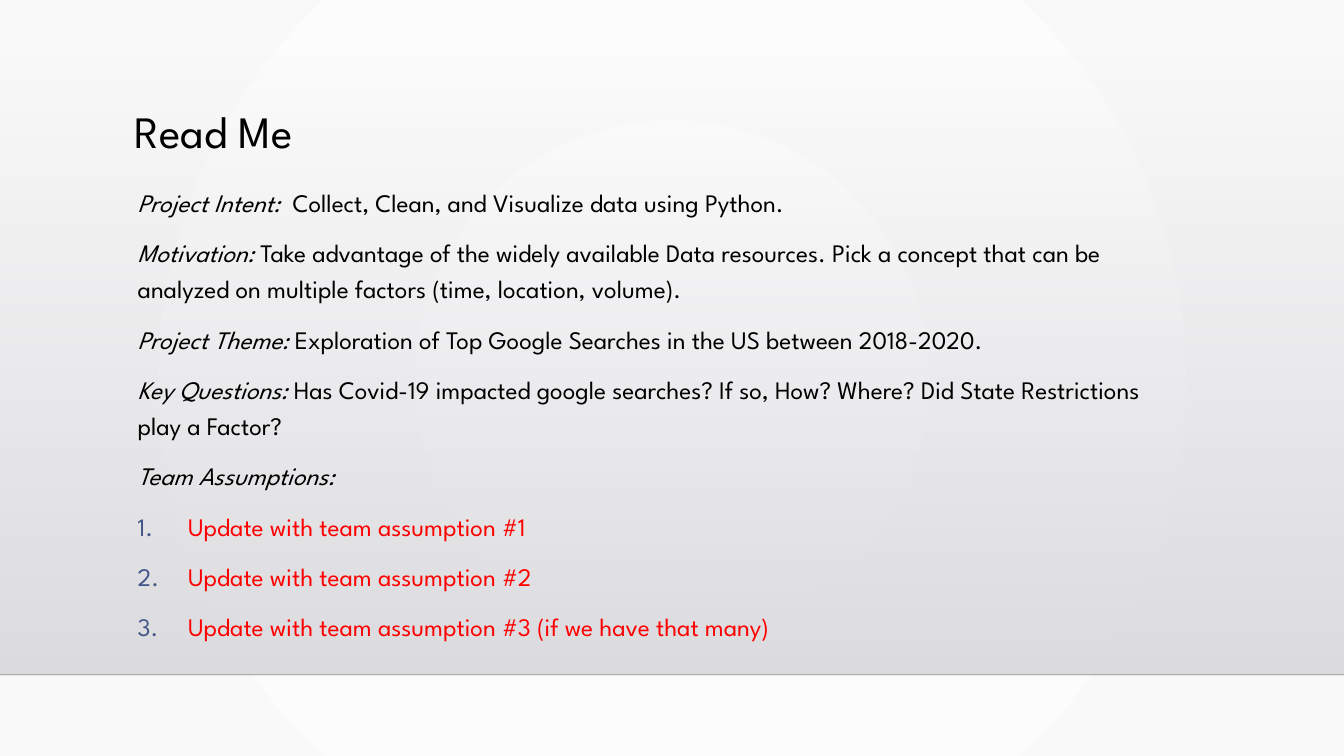
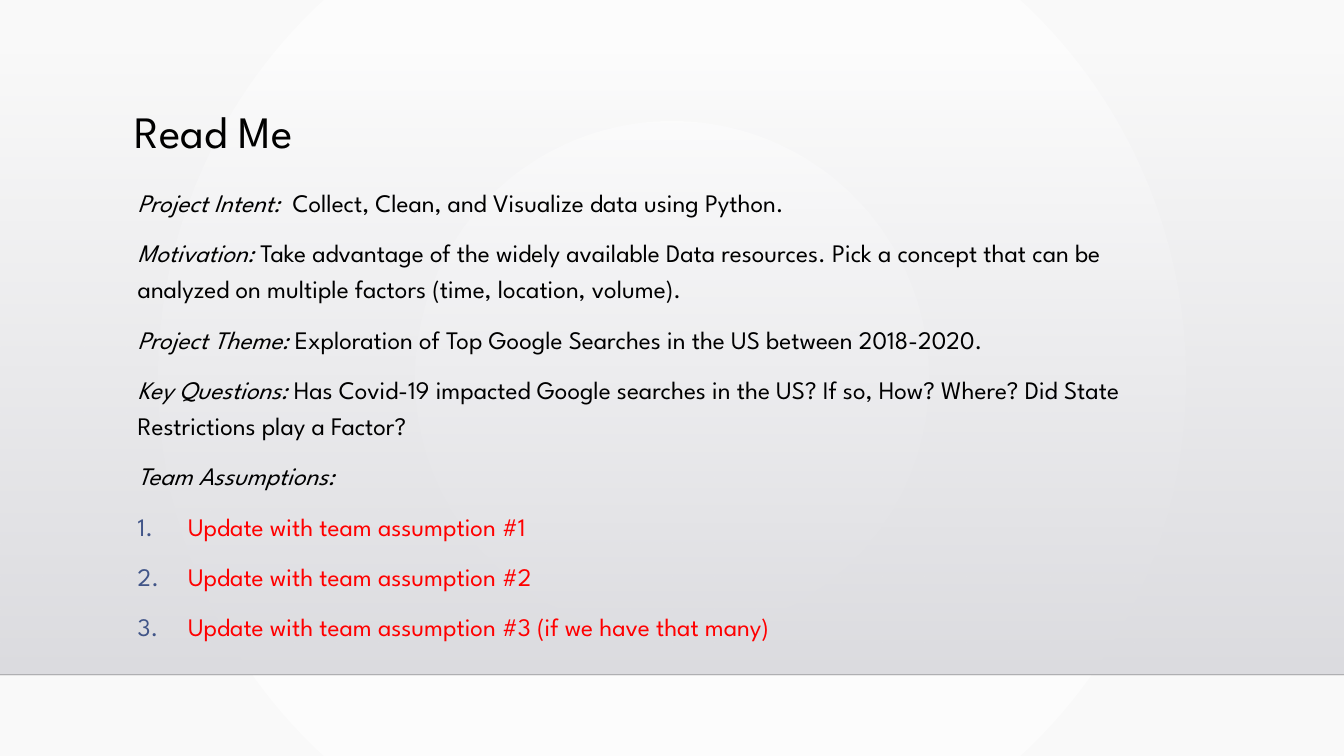
Before and after one commit to sarahDH615/google_trends_covid_project, a slide deck: slide 2 of final/final_presentation.pptx. Drawn at 1344x756 pixels with LibreOffice and Linux fonts; fonts in the diff are those of the drawing; background and template pictures are left out. Boxes give left, top, right and bottom in pixels: in the first picture for what was removed or moved away, otherwise in the second. Text is boxed around its words. In the diff, an @@ line names an element or a change of style, - is before the commit and + after.

Commit message:
updates

```diff
--- a/final/final_presentation.pptx
+++ b/final/final_presentation.pptx
@@ text at [138, 381, 1119, 441]: text changed @@
-Key Questions: Has Covid-19 impacted google searches? If so, How? Where? Did State Restrictions play a Factor?
+Key Questions: Has Covid-19 impacted Google searches in the US? If so, How? Where? Did State Restrictions play a Factor?
```
Also in this commit, not shown: 1 other slide changed.
